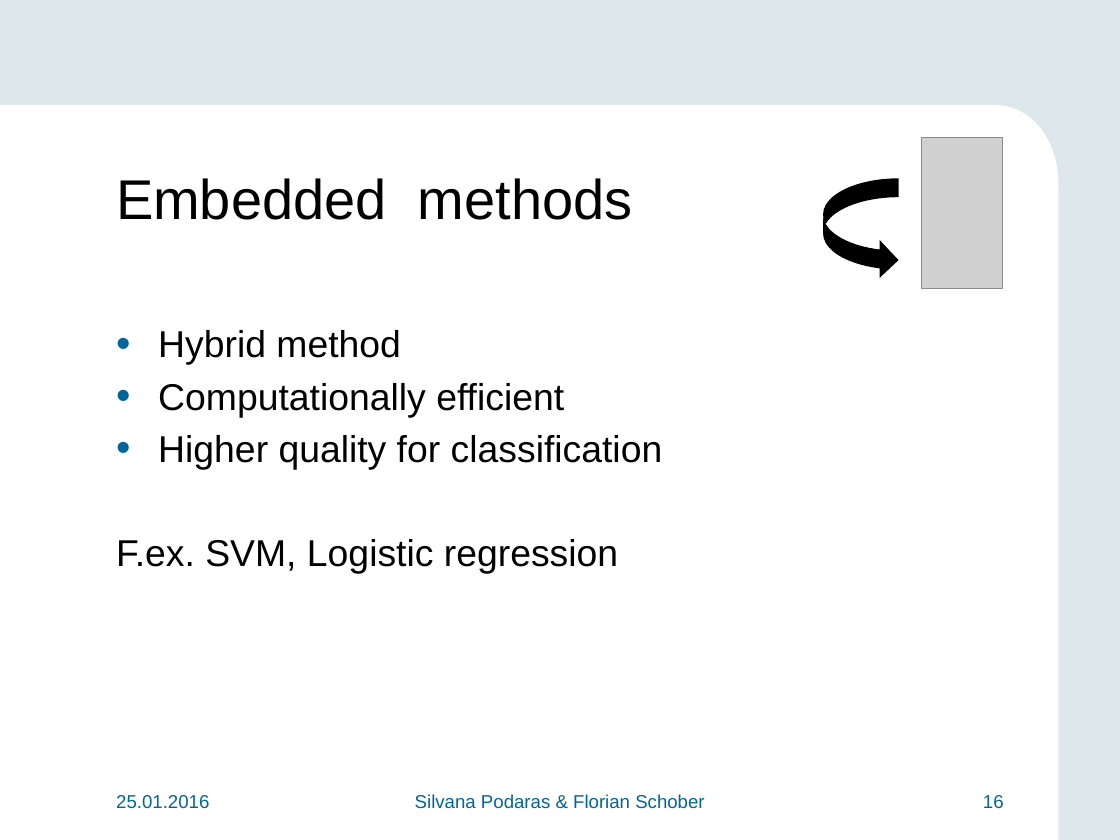
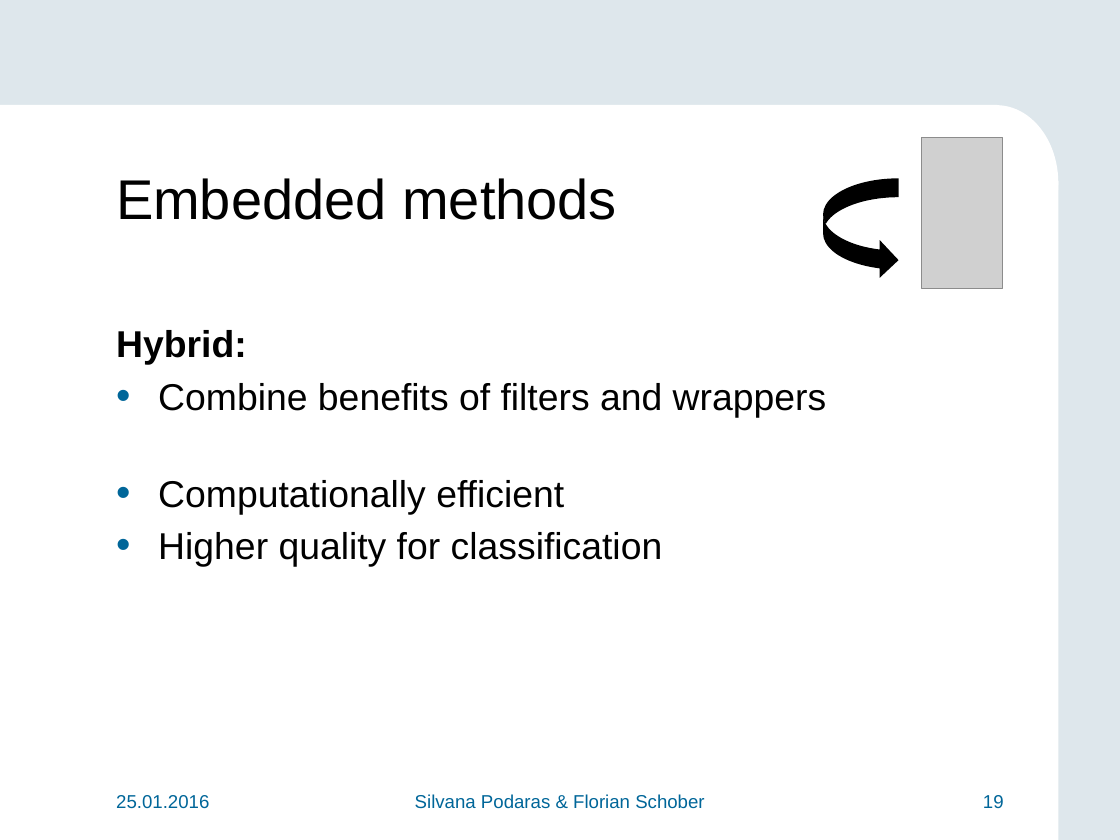
Before and after one commit to teretrus/VisSeminar, a slide deck: slide 19 of presentation/Presentation.pptx (slide 16 before the commit). Drawn at 1120x840 pixels with LibreOffice and Linux fonts; fonts in the diff are those of the drawing; grey boxes stand for pictures; background and template pictures are left out. Boxes give left, top, right and bottom in pixels: in the first picture for what was removed or moved away, otherwise in the second. Text is boxed around its words. In the diff, an @@ line names an element or a change of style, - is before the commit and + after.

Commit message:
Diagramm for wrappers, some fixes

```diff
--- a/presentation/Presentation.pptx
+++ b/presentation/Presentation.pptx
@@ title "Embedded methods" rewrapped from (x1=116, y1=178, x2=633, y2=220) to (x1=116, y1=178, x2=617, y2=220) @@
@@ text at (x1=116, y1=330, x2=827, y2=417): text changed @@
-• Hybrid method
+Hybrid:
+• Combine benefits of filters and wrappers
@@ text at (x1=116, y1=539, x2=618, y2=574): paragraph removed @@
-F.ex. SVM, Logistic regression
@@ page number at (x1=983, y1=795, x2=1004, y2=808): text changed @@
-16
+19
```
Also in this commit, not shown: 7 other slides changed, 3 slides added.
